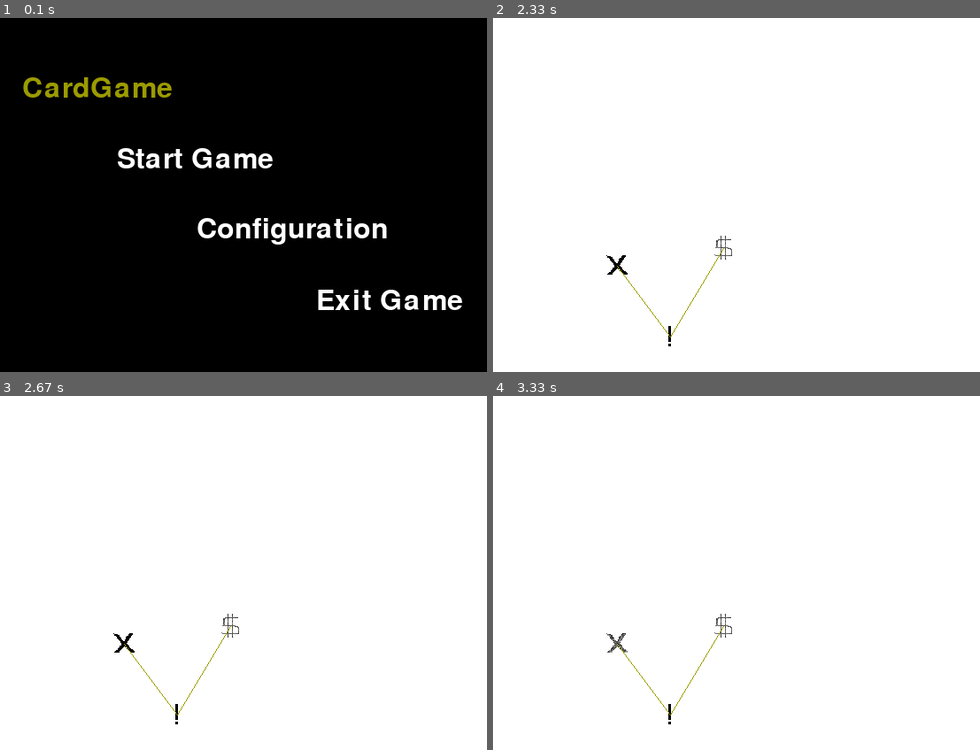
Above: before the commit, frames 1-4 (two rows, left to right).
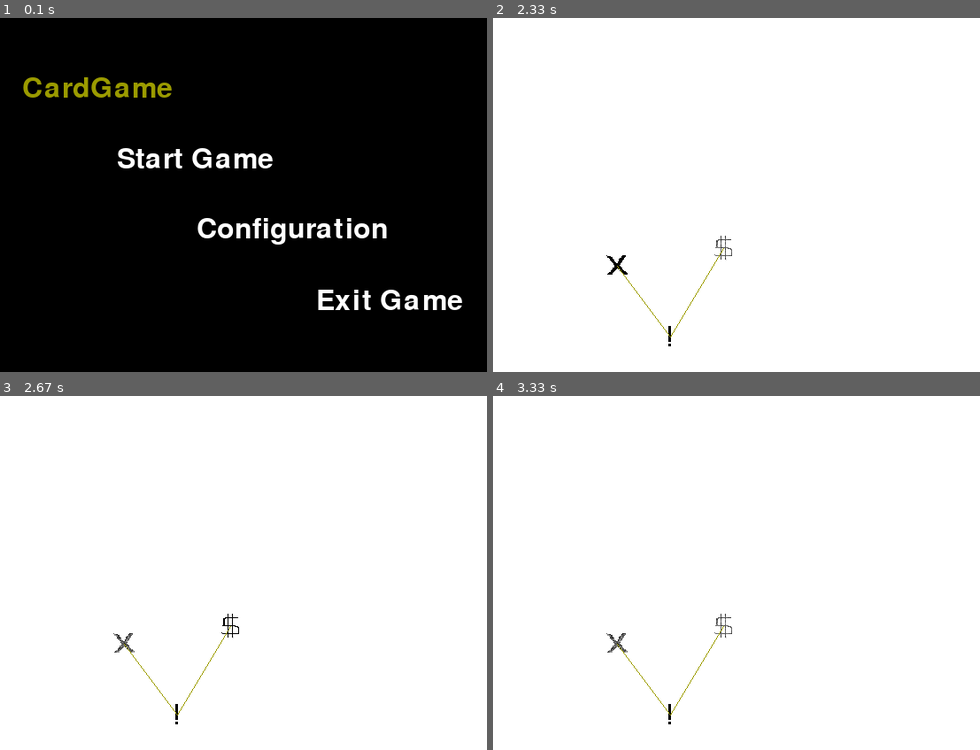
Above: after the commit, the same moments.

Repository: Leteno/learn-pygame
Game: pygame game, started from card-game/main.py
Two runs of this game, one before a commit and one after it. Both use one fixed random seed, a clock stepped at 60 frames per second and the inputs below.
Inputs (mouse positions are in pixels of both pictures, inside the frame that each line leads up to):
- Up to frame 1 (0.1 s): no input
- Up to frame 2 (2.33 s): click "Start Game" at 0.38 s; click "OK" at 0.72 s; hold Right 1-1.47 s; move the mouse to (741, 230) at 1.03 s; hold Left from 2 s (still down)
- Up to frame 3 (2.67 s): release Left at 2.53 s; tap D at 2.57 s
- Up to frame 4 (3.33 s): no input

Frames 1-2 are identical in both runs. In frame 3, 0.1% of the frame differs, in the area x 23-50%, y 61-73%; in frame 4, nothing differs.

Commit message:
(functional) map-scene: keyevent dealing

Diff:
--- a/card-game/scene/game/game_scene.py
+++ b/card-game/scene/game/game_scene.py
@@ -10,5 +10,7 @@
     record(data.user)
 
     while True:
-        map_scene.show(surface, fpsclock, data)
+        status = map_scene.show(surface, fpsclock, data)
+        if status is map_scene.SELECT_FINISH :
+            break
     print("game_scene is done\n")
--- a/card-game/scene/game/map_scene.py
+++ b/card-game/scene/game/map_scene.py
@@ -18,6 +18,7 @@
             T_EVENT: pygame.image.load('res/event-darker.png'),
             T_BATTLE: pygame.image.load('res/battle-darker.png')}
 
+SELECT_FINISH = 'select_finish'
 DONE = 'done'
 
 def show(surface, fpsclock, data):
@@ -30,6 +31,39 @@
     while True:
         # event stuff
         checkForQuit()
+
+        LEFT = 'left'
+        RIGHT = 'right'
+        move = None
+        for event in pygame.event.get():
+            if event.type == KEYDOWN:
+                if event.key in (K_LEFT, K_a):
+                    move = LEFT
+                elif event.key in (K_RIGHT, K_d):
+                    move = RIGHT
+                elif event.key is K_RETURN:
+                    return SELECT_FINISH
+
+        m = data.map
+        li = m.current_item.next
+        if len(li) < 0 :
+            return DONE
+        if m.selected_item is None:
+            m.selected_item = li[0]
+
+        sel_i = li.index(m.selected_item)
+        size = len(li)
+        l_sel_i = sel_i - 1
+        if l_sel_i < 0:
+            l_sel_i = 0
+        r_sel_i = sel_i + 1
+        if r_sel_i >= size:
+            r_sel_i = size - 1
+
+        if move is LEFT:
+            m.selected_item = li[l_sel_i]
+        elif move is RIGHT:
+            m.selected_item = li[r_sel_i]
 
         # draw it
         surface.fill(color.WHITE)
@@ -48,7 +82,7 @@
     current_item = map.current_item
     selected_item = map.selected_item
 
-    if not selected_item or selected_item not in current.item.next:
+    if not selected_item or selected_item not in current_item.next:
         if not len(current_item.next) :
             return DONE
         selected_item = current_item.next[0]
